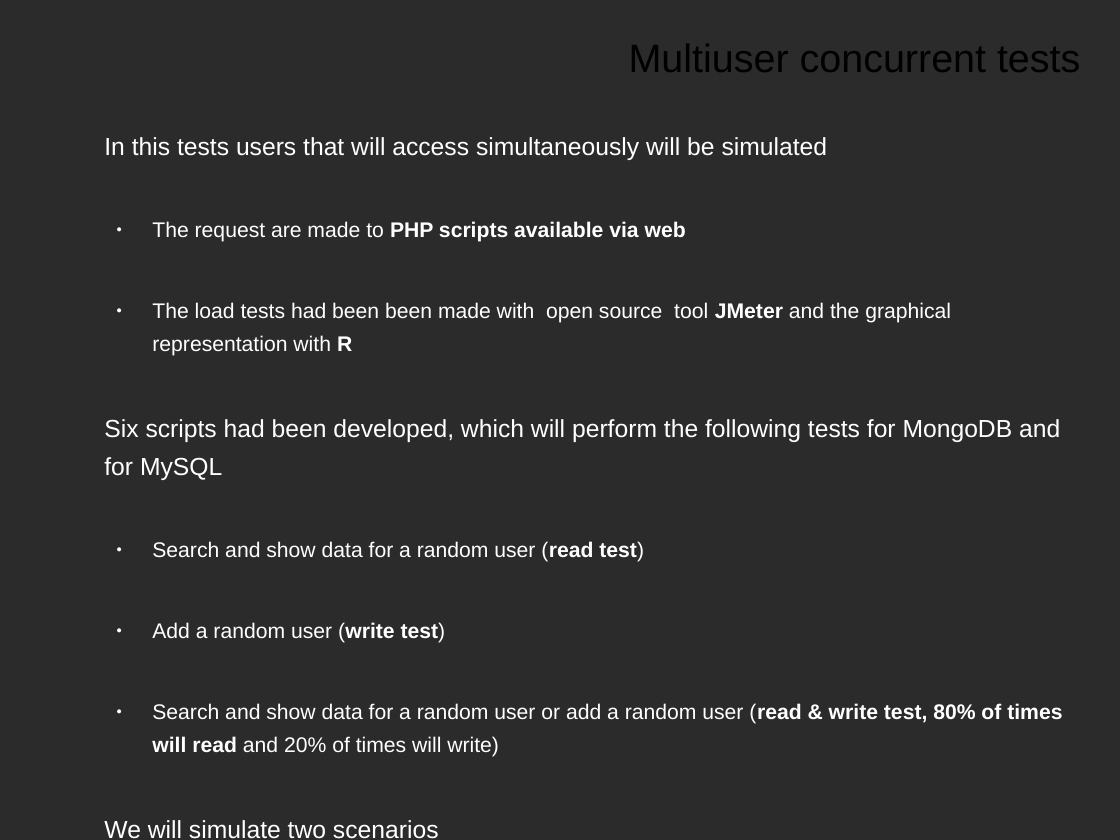
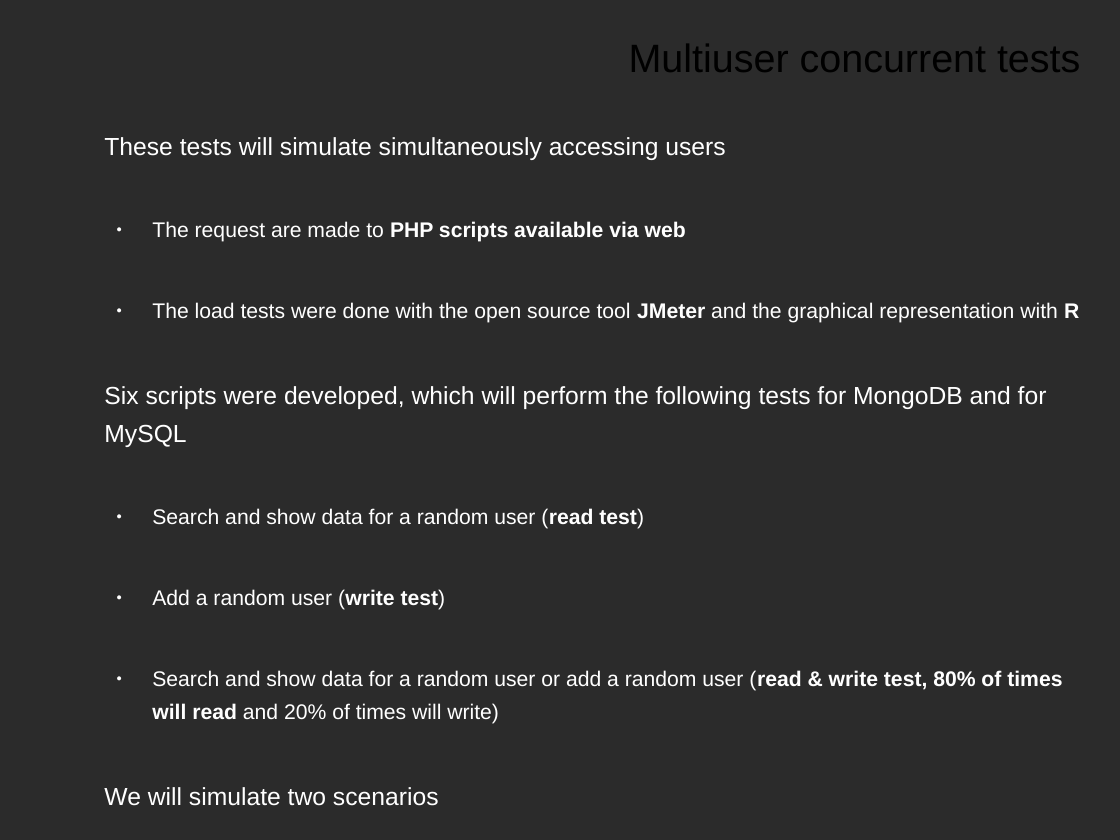
Before and after one commit to Ciges/internet_access_control_demo, a slide deck: slide 19 of NoSQL_Project_MSWL_Presentation.odp. Drawn at 1120x840 pixels with LibreOffice and Linux fonts; fonts in the diff are those of the drawing; background and template pictures are left out; a plain dark background stands for a picture behind light text. Boxes give left, top, right and bottom in pixels: in the first picture for what was removed or moved away, otherwise in the second. Text is boxed around its words. In the diff, an @@ line names an element or a change of style, - is before the commit and + after.

```diff
--- a/NoSQL_Project_MSWL_Presentation.odp
+++ b/NoSQL_Project_MSWL_Presentation.odp
@@ text at [104, 137, 725, 160]: text changed @@
-In this tests users that will access simultaneously will be simulated
+These tests will simulate simultaneously accessing users
@@ text at [104, 302, 1079, 447]: text changed @@
-● The load tests had been been made with open source tool JMeter and the graphical representation with R
-Six scripts had been developed, which will perform the following tests for MongoDB and for MySQL
+● The load tests were done with the open source tool JMeter and the graphical representation with R
+Six scripts were developed, which will perform the following tests for MongoDB and for MySQL
```
Also in this commit, not shown: 20 other slides changed, 1 other file.
